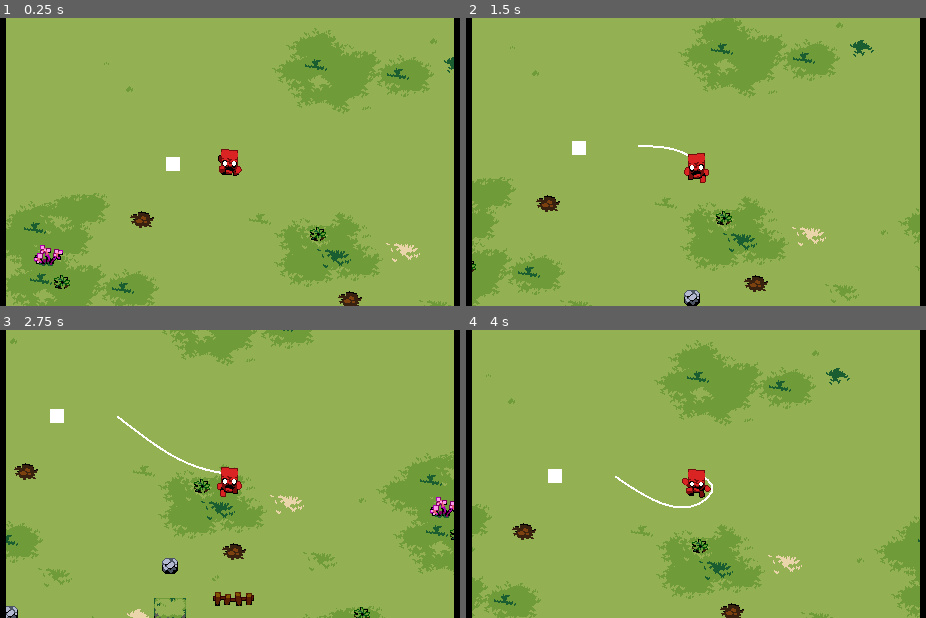
Above: before the commit, frames 1-4 (two rows, left to right).
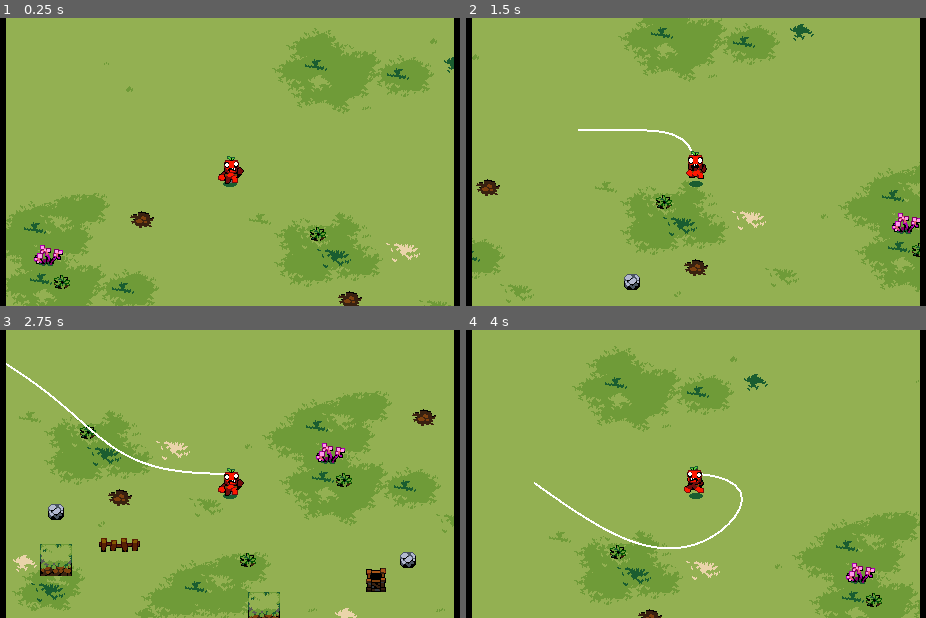
Above: after the commit, the same moments.

Repository: elementary-luke/GMTK2025
Game: Godot game, scene res://scenes/main.tscn
Two runs of this game, one before a commit and one after it. Both use one fixed random seed, a clock stepped at 60 frames per second and the inputs below. The engine's default icon, where the game draws it, is replaced by a stand-in: a white triangle on a blue panel in a dark square.
Inputs:
- Up to frame 1 (0.25 s): no input
- Up to frame 2 (1.5 s): hold Right (right) 0.53-1.28 s; hold Space (main_action) 0.53-1.28 s; hold Down (down) from 1.28 s (still down); tap Space (main_action) at 1.35 s
- Up to frame 3 (2.75 s): release Down (down) at 2.03 s; hold Right (right) from 2.03 s (still down); hold Space (main_action) from 2.03 s (still down)
- Up to frame 4 (4 s): release Right (right) at 2.78 s; release Space (main_action) at 2.78 s; hold Up (up) 2.78-3.53 s; tap Space (main_action) at 2.85 s; hold Left (left) from 3.53 s (still down); hold Space (main_action) from 3.53 s (still down)

The runs differ from the first frame. In frame 1, 0.6% of the frame differs, in the area x 36-54%, y 45-59%; in frame 2, 21%; in frame 3, 28%, in the area x 1-99%, y 0-100%; in frame 4, 23%.

Commit message:
woof woof

Diff:
--- a/scenes/main.tscn
+++ b/scenes/main.tscn
@@ -6,6 +6,41 @@
 [ext_resource type="Texture2D" uid="uid://cow8dnirdlmtq" path="res://sprites/UI/sidebars.png" id="2_tefeu"]
 [ext_resource type="Texture2D" uid="uid://8uep7tduvakb" path="res://sprites/Player/run_forward.png" id="3_tbgi4"]
 [ext_resource type="Script" uid="uid://eb2gj4txc8t" path="res://rope.gd" id="4_jyhfs"]
+[ext_resource type="Texture2D" uid="uid://dy4ts3jfre4q4" path="res://sprites/Player/run_back.png" id="5_tipki"]
+[ext_resource type="Texture2D" uid="uid://c5od1or6yp2a5" path="res://sprites/Player/run_side.png" id="6_o6xl0"]
+[ext_resource type="Texture2D" uid="uid://de80c1b2be8o" path="res://sprites/Player/player_shadow.png" id="8_85g3d"]
+
+[sub_resource type="AtlasTexture" id="AtlasTexture_jscy8"]
+atlas = ExtResource("5_tipki")
+region = Rect2(0, 0, 32, 40)
+
+[sub_resource type="AtlasTexture" id="AtlasTexture_pm3ni"]
+atlas = ExtResource("5_tipki")
+region = Rect2(32, 0, 32, 40)
+
+[sub_resource type="AtlasTexture" id="AtlasTexture_y6deb"]
+atlas = ExtResource("5_tipki")
+region = Rect2(64, 0, 32, 40)
+
+[sub_resource type="AtlasTexture" id="AtlasTexture_og1vs"]
+atlas = ExtResource("5_tipki")
+region = Rect2(96, 0, 32, 40)
+
+[sub_resource type="AtlasTexture" id="AtlasTexture_2wyq8"]
+atlas = ExtResource("5_tipki")
+region = Rect2(128, 0, 32, 40)
+
+[sub_resource type="AtlasTexture" id="AtlasTexture_vxglm"]
+atlas = ExtResource("5_tipki")
+region = Rect2(160, 0, 32, 40)
+
+[sub_resource type="AtlasTexture" id="AtlasTexture_2f3dj"]
+atlas = ExtResource("5_tipki")
+region = Rect2(192, 0, 32, 40)
+
+[sub_resource type="AtlasTexture" id="AtlasTexture_yq6so"]
+atlas = ExtResource("5_tipki")
+region = Rect2(224, 0, 32, 40)
 
 [sub_resource type="AtlasTexture" id="AtlasTexture_tefeu"]
 atlas = ExtResource("3_tbgi4")
@@ -37,12 +72,73 @@
 
 [sub_resource type="AtlasTexture" id="AtlasTexture_trceg"]
 atlas = ExtResource("3_tbgi4")
+region = Rect2(224, 0, 32, 48)
+
+[sub_resource type="AtlasTexture" id="AtlasTexture_a8y0u"]
+atlas = ExtResource("6_o6xl0")
+region = Rect2(0, 0, 32, 48)
+
+[sub_resource type="AtlasTexture" id="AtlasTexture_jkv2x"]
+atlas = ExtResource("6_o6xl0")
+region = Rect2(32, 0, 32, 48)
+
+[sub_resource type="AtlasTexture" id="AtlasTexture_jbj1t"]
+atlas = ExtResource("6_o6xl0")
+region = Rect2(64, 0, 32, 48)
+
+[sub_resource type="AtlasTexture" id="AtlasTexture_muem4"]
+atlas = ExtResource("6_o6xl0")
+region = Rect2(96, 0, 32, 48)
+
+[sub_resource type="AtlasTexture" id="AtlasTexture_dp3eg"]
+atlas = ExtResource("6_o6xl0")
+region = Rect2(128, 0, 32, 48)
+
+[sub_resource type="AtlasTexture" id="AtlasTexture_0ld40"]
+atlas = ExtResource("6_o6xl0")
+region = Rect2(160, 0, 32, 48)
+
+[sub_resource type="AtlasTexture" id="AtlasTexture_gqmmt"]
+atlas = ExtResource("6_o6xl0")
+region = Rect2(192, 0, 32, 48)
+
+[sub_resource type="AtlasTexture" id="AtlasTexture_yc10j"]
+atlas = ExtResource("6_o6xl0")
 region = Rect2(224, 0, 32, 48)
 
 [sub_resource type="SpriteFrames" id="SpriteFrames_a8y0u"]
 animations = [{
 "frames": [{
 "duration": 1.0,
+"texture": SubResource("AtlasTexture_jscy8")
+}, {
+"duration": 1.0,
+"texture": SubResource("AtlasTexture_pm3ni")
+}, {
+"duration": 1.0,
+"texture": SubResource("AtlasTexture_y6deb")
+}, {
+"duration": 1.0,
+"texture": SubResource("AtlasTexture_og1vs")
+}, {
+"duration": 1.0,
+"texture": SubResource("AtlasTexture_2wyq8")
+}, {
+"duration": 1.0,
+"texture": SubResource("AtlasTexture_vxglm")
+}, {
+"duration": 1.0,
+"texture": SubResource("AtlasTexture_2f3dj")
+}, {
+"duration": 1.0,
+"texture": SubResource("AtlasTexture_yq6so")
+}],
+"loop": true,
+"name": &"run_back",
+"speed": 12.5
+}, {
+"frames": [{
+"duration": 1.0,
 "texture": SubResource("AtlasTexture_tefeu")
 }, {
 "duration": 1.0,
@@ -67,15 +163,41 @@
 "texture": SubResource("AtlasTexture_trceg")
 }],
 "loop": true,
-"name": &"default",
-"speed": 10.0
+"name": &"run_forward",
+"speed": 12.5
+}, {
+"frames": [{
+"duration": 1.0,
+"texture": SubResource("AtlasTexture_a8y0u")
+}, {
+"duration": 1.0,
+"texture": SubResource("AtlasTexture_jkv2x")
+}, {
+"duration": 1.0,
+"texture": SubResource("AtlasTexture_jbj1t")
+}, {
+"duration": 1.0,
+"texture": SubResource("AtlasTexture_muem4")
+}, {
+"duration": 1.0,
+"texture": SubResource("AtlasTexture_dp3eg")
+}, {
+"duration": 1.0,
+"texture": SubResource("AtlasTexture_0ld40")
+}, {
+"duration": 1.0,
+"texture": SubResource("AtlasTexture_gqmmt")
+}, {
+"duration": 1.0,
+"texture": SubResource("AtlasTexture_yc10j")
+}],
+"loop": true,
+"name": &"run_side",
+"speed": 12.5
 }]
 
 [sub_resource type="RectangleShape2D" id="RectangleShape2D_0wfyh"]
 size = Vector2(14, 25)
-
-[sub_resource type="RectangleShape2D" id="RectangleShape2D_jyhfs"]
-size = Vector2(14, 14)
 
 [node name="Game" type="Node2D"]
 script = ExtResource("1_sugp2")
@@ -97,24 +219,19 @@
 
 [node name="Camera2D" type="Camera2D" parent="Player"]
 
-[node name="Sprite2D" type="AnimatedSprite2D" parent="Player"]
+[node name="AnimatedSprite2D" type="AnimatedSprite2D" parent="Player"]
+position = Vector2(0, -2)
 sprite_frames = SubResource("SpriteFrames_a8y0u")
-autoplay = "default"
+animation = &"run_side"
 
 [node name="CollisionShape2D" type="CollisionShape2D" parent="Player"]
 position = Vector2(0, 7.5)
 shape = SubResource("RectangleShape2D_0wfyh")
 
-[node name="StaticBody2D" type="StaticBody2D" parent="."]
-position = Vector2(-57, 2)
-collision_layer = 4
-collision_mask = 0
-
-[node name="CollisionShape2D" type="CollisionShape2D" parent="StaticBody2D"]
-shape = SubResource("RectangleShape2D_jyhfs")
-
-[node name="Polygon2D" type="Polygon2D" parent="StaticBody2D"]
-polygon = PackedVector2Array(-7, -7, -7, 7, -7, 7, 7, 7, 7, -7)
+[node name="Sprite2D" type="Sprite2D" parent="Player"]
+z_index = -1
+position = Vector2(0, 22)
+texture = ExtResource("8_85g3d")
 
 [node name="Rope" type="Node2D" parent="."]
 z_index = 3
--- a/scripts/player.gd
+++ b/scripts/player.gd
@@ -1,7 +1,7 @@
 extends CharacterBody2D
 
 var move = Vector2(0.0, 0.0)
-var speed = 80.0
+var speed = 160.0
 var segments = []
 var player_correction = Vector2(0, 0)
 var casting_rope = false
@@ -18,6 +18,29 @@
 	intent.y = int(Input.is_action_pressed("down")) - int(Input.is_action_pressed("up"))
 
 	moving = intent != Vector2.ZERO
+
+	if moving:
+		var angle = intent.angle()
+		var anim_name := ""
+
+		if abs(intent.x) > abs(intent.y):
+			if intent.x > 0:
+				anim_name = "run_side"
+				$AnimatedSprite2D.flip_h = false
+			if intent.x < 0:
+				anim_name = "run_side"
+				$AnimatedSprite2D.flip_h = true
+		else:
+			if intent.y > 0:
+				anim_name = "run_forward"
+				$AnimatedSprite2D.flip_h = false
+			if intent.y < 0:
+				anim_name = "run_back"
+				$AnimatedSprite2D.flip_h = true
+
+		$AnimatedSprite2D.play(anim_name)
+	else:
+		$AnimatedSprite2D.stop()
 
 	var move_dir = intent.normalized()
 	var move_step = move_dir * speed
Not shown, added: export_presets.cfg
Not shown: 1 places in scenes/main.tscn that only renumber resources
Binary file added: sprites/Player/player_shadow.png
Not shown, added: sprites/Player/player_shadow.png.import
Binary file added: sprites/Player/run_back.png
Not shown, added: sprites/Player/run_back.png.import
Binary file changed: sprites/Player/run_forward.png
Binary file added: sprites/Player/run_side.png
Not shown, added: sprites/Player/run_side.png.import
